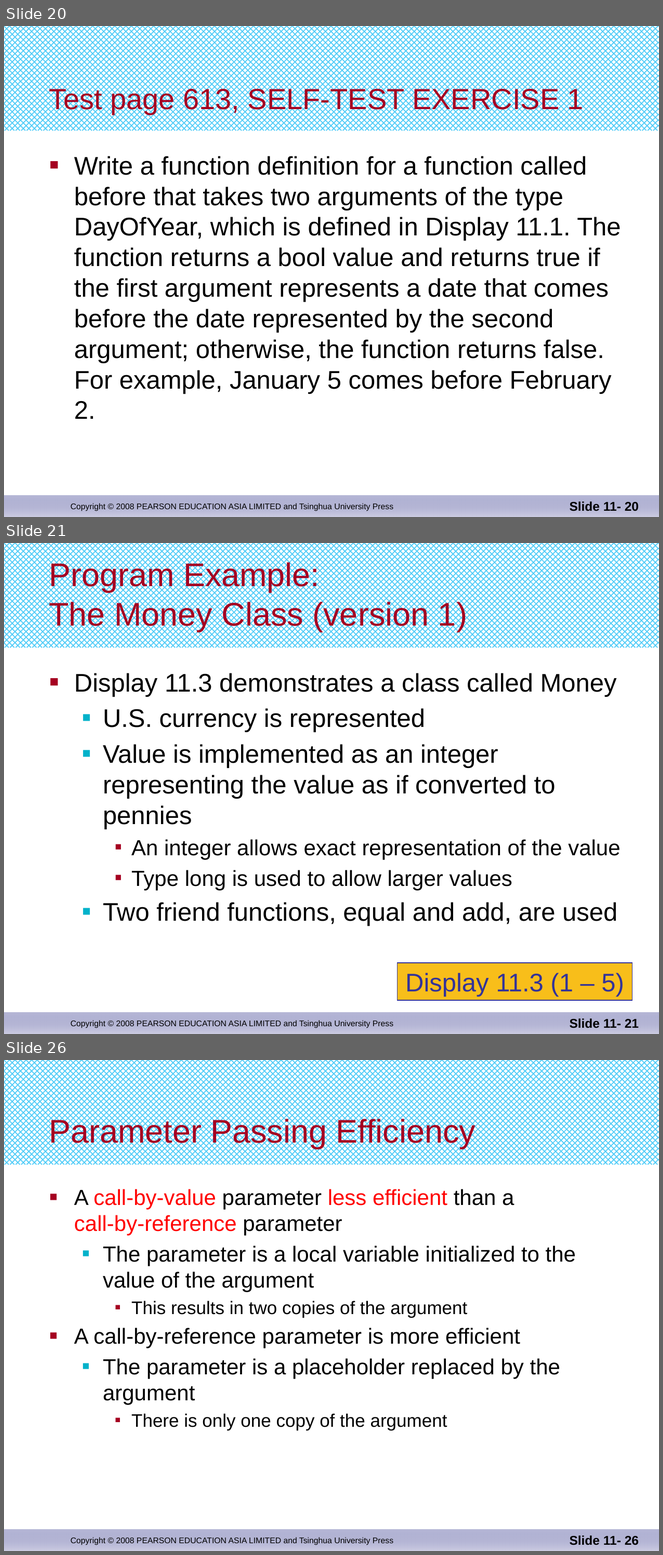
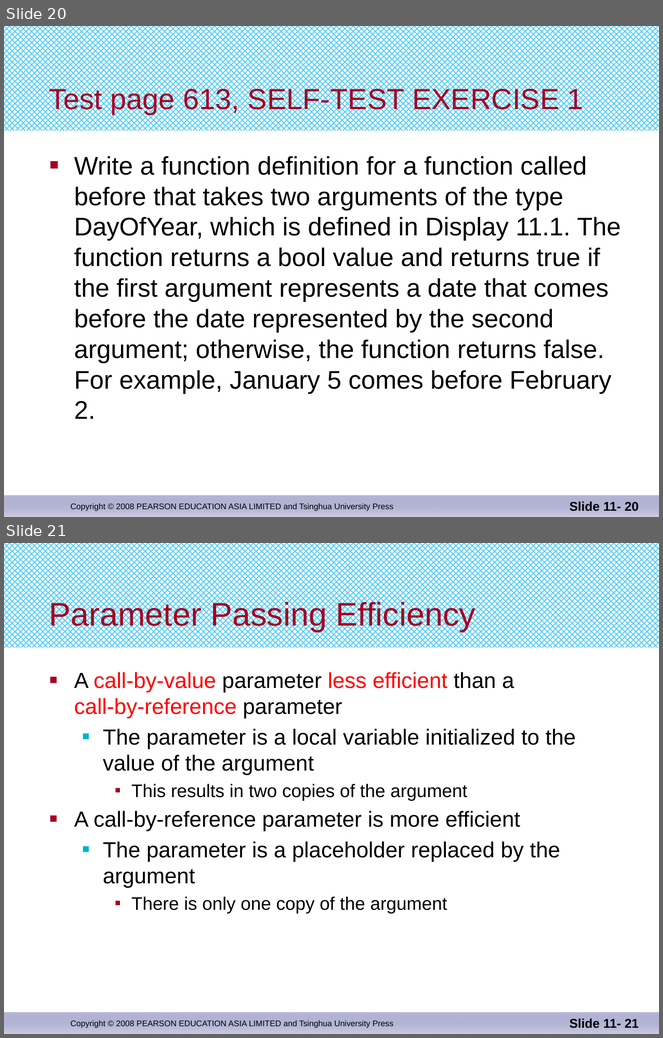
Before and after one commit to djuanbei/CPLUSPLUS, a slide deck: ppt/chapter 11.pptx. Shown one above the other, each under a label of ours: slides 20, 21 and 26 before the commit, slides 20 and 21 after it; the slides between them are not shown. The pictures are 663x1555 and 663x1038 pixels, drawn with LibreOffice and Linux fonts; fonts in the diff are those of the drawing. Boxes give left, top, right and bottom in pixels: in the first picture for what was removed or moved away, otherwise in the second. Text is boxed around its words. In the diff, an @@ line names an element or a change of style, - is before the commit and + after.

```diff
--- a/ppt/chapter 11.pptx
+++ b/ppt/chapter 11.pptx
@@ slide 21 removed at (4,543,659,1034), background #FFFFFF; not listed: 3 template elements that a slide beside it also shows @@
@@ title removed at (49,561,467,632) @@
-Program Example:
-The Money Class (version 1)
@@ text removed at (74,673,620,926) @@
-■ Display 11.3 demonstrates a class called Money
-  ■ U.S. currency is represented
-  ■ Value is implemented as an integer representing the value as if converted to pennies
-    ■ An integer allows exact representation of the value
-    ■ Type long is used to allow larger values
-  ■ Two friend functions, equal and add, are used
@@ rectangle removed at (398,963,632,1000) @@
-Display 11.3 (1 – 5)
@@ page number removed at (570,1019,639,1029) @@
-Slide 11- 21
@@ what was slide 26 is now slide 21 @@
@@ page number at (570,1019,639,1029): text changed @@
-Slide 11- 26
+Slide 11- 21
```
Also in this commit, not shown: 4 other slides removed, 3 other files.
